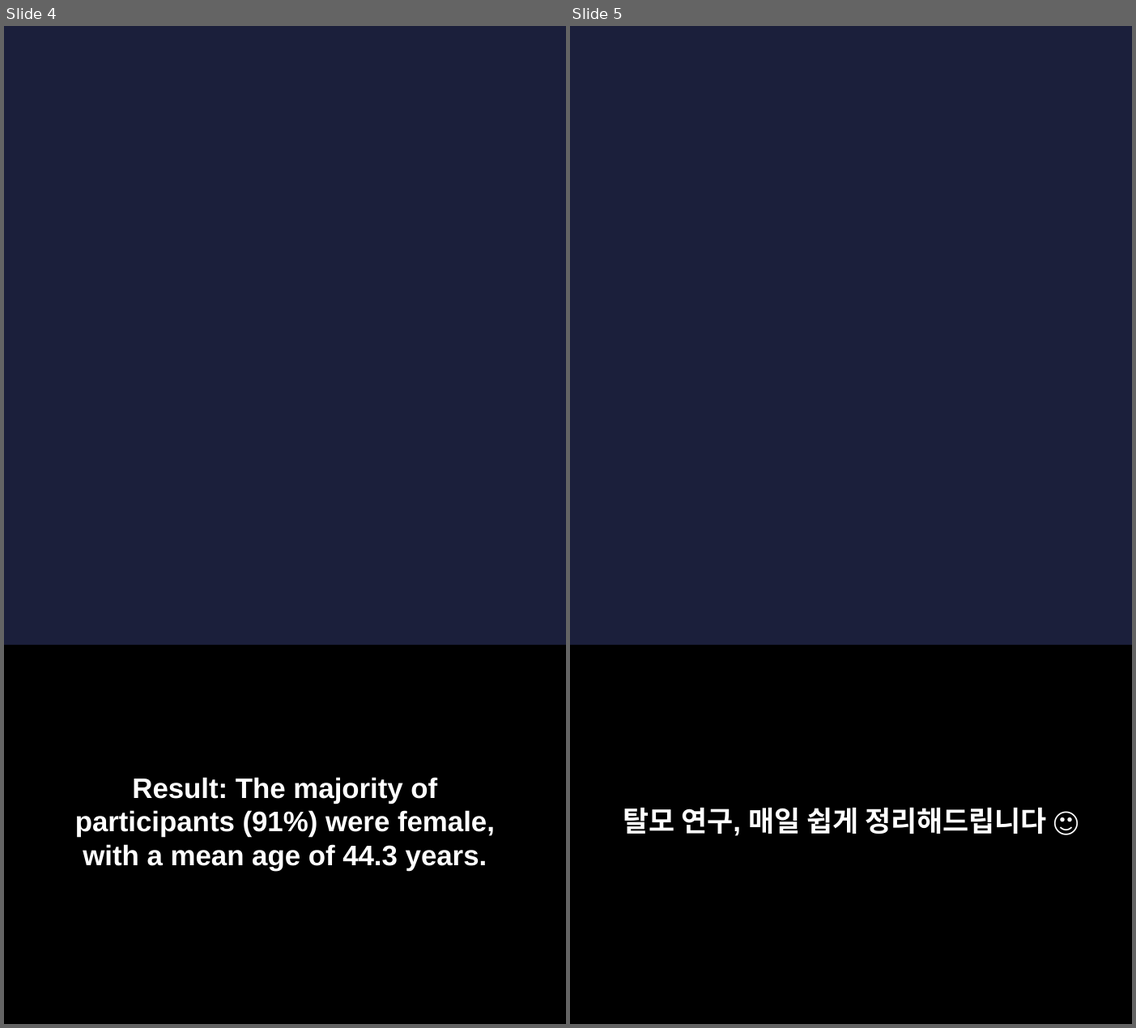
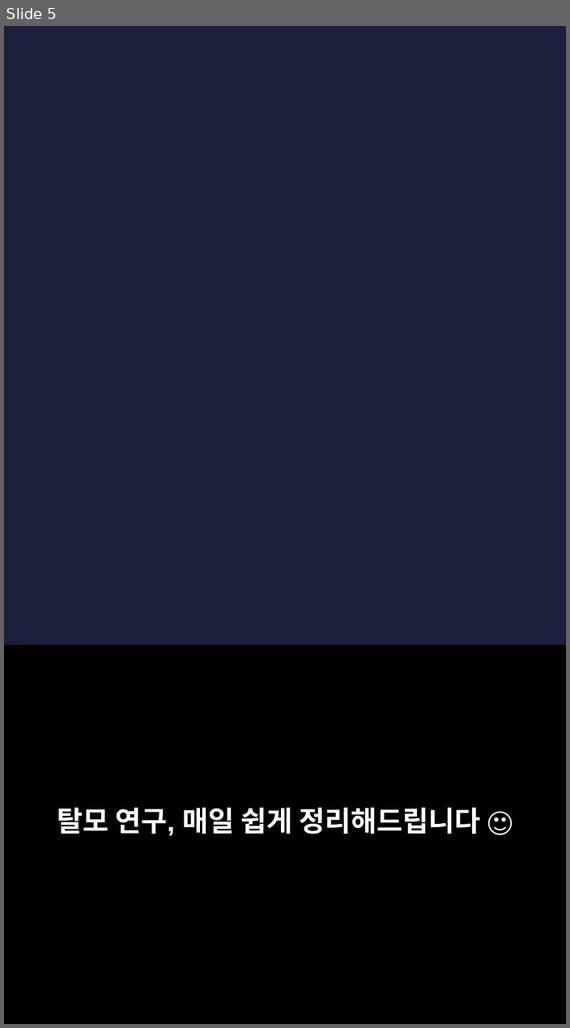
Before and after one commit to hyokang2010-BJ-ANTH/product-builder-test, a slide deck: pwa/data/latest/slides.pptx. Shown side by side, each under a label of ours: slides 4 and 5 before the commit, slide 5 after it. The pictures are 1136x1028 and 570x1028 pixels, drawn with LibreOffice and Linux fonts; fonts in the diff are those of the drawing; background and template pictures are left out. Boxes give left, top, right and bottom in pixels: in the first picture for what was removed or moved away, otherwise in the second. Text is boxed around its words. In the diff, an @@ line names an element or a change of style, - is before the commit and + after.

```diff
--- a/pwa/data/latest/slides.pptx
+++ b/pwa/data/latest/slides.pptx
@@ slide 4 removed at (4,26,566,1024), background picture (left out) @@
@@ rectangle removed at (4,646,566,1024) @@
@@ text removed at (75,777,495,871) @@
-Result: The majority of participants (91%) were female, with a mean age of 44.3 years.
```
Also in this commit, not shown: 2 slides changed, 4 slides added, 4 other slides removed, 26 other files.
